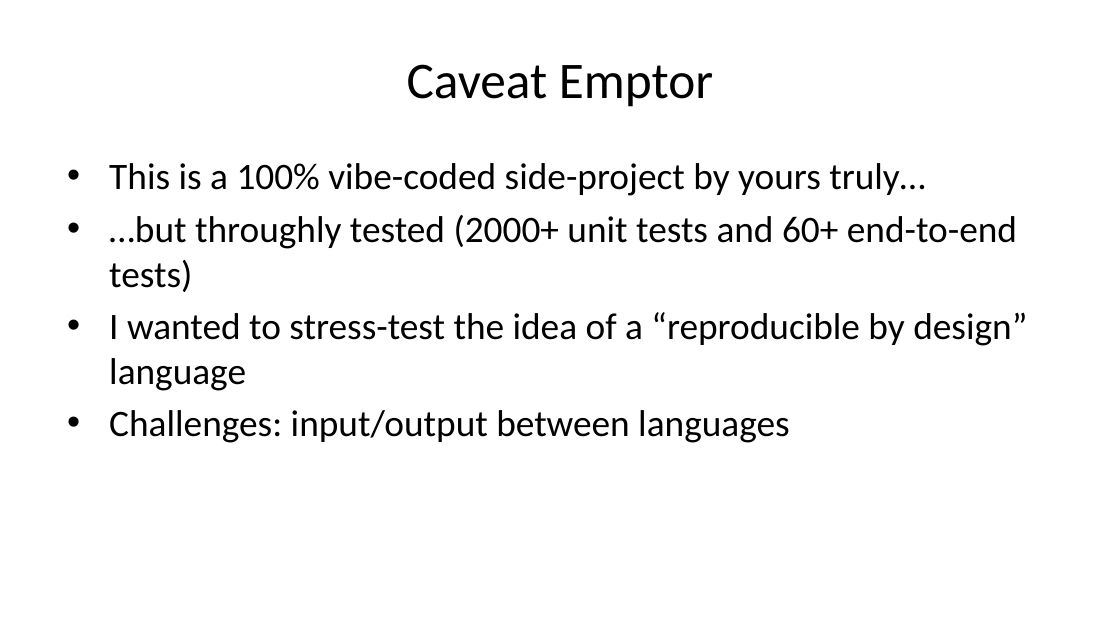
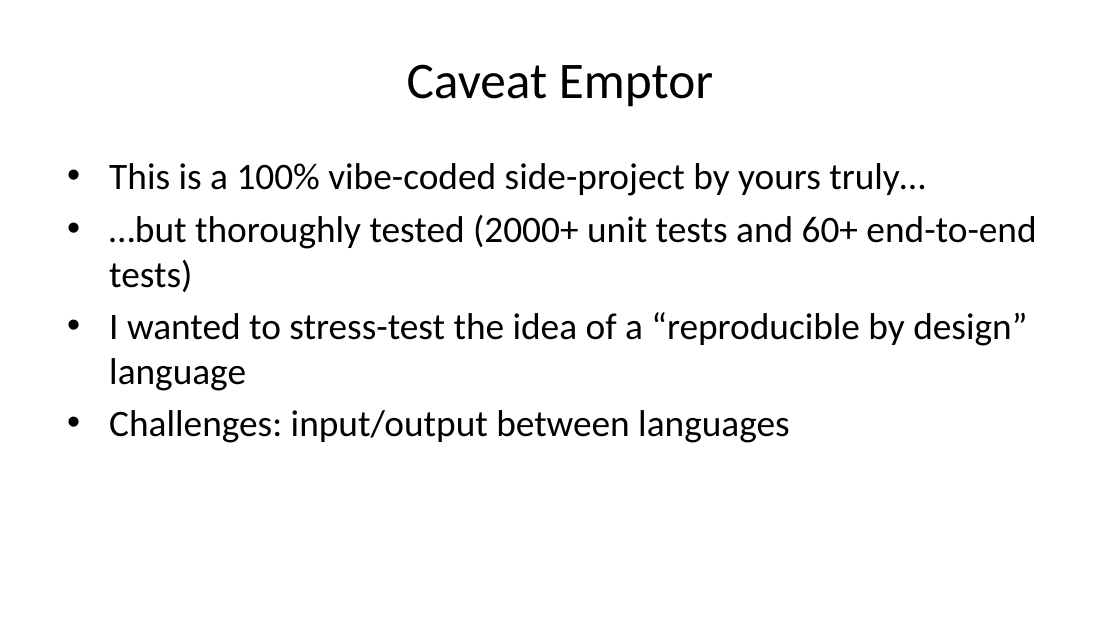
Before and after one commit to b-rodrigues/r_pharma_26, a slide deck: slide 26 of docs/index.pptx (slide 25 before the commit). Drawn at 1120x630 pixels with LibreOffice and Linux fonts; fonts in the diff are those of the drawing. Boxes give left, top, right and bottom in pixels: in the first picture for what was removed or moved away, otherwise in the second. Text is boxed around its words. In the diff, an @@ line names an element or a change of style, - is before the commit and + after.

```diff
--- a/docs/index.pptx
+++ b/docs/index.pptx
@@ text at (109, 215, 1036, 292): text changed @@
-• …but throughly tested (2000+ unit tests and 60+ end-to-end tests)
+• …but thoroughly tested (2000+ unit tests and 60+ end-to-end tests)
```
Also in this commit, not shown: 8 other slides changed, 2 slides added, 1 slide removed, 23 other files.
